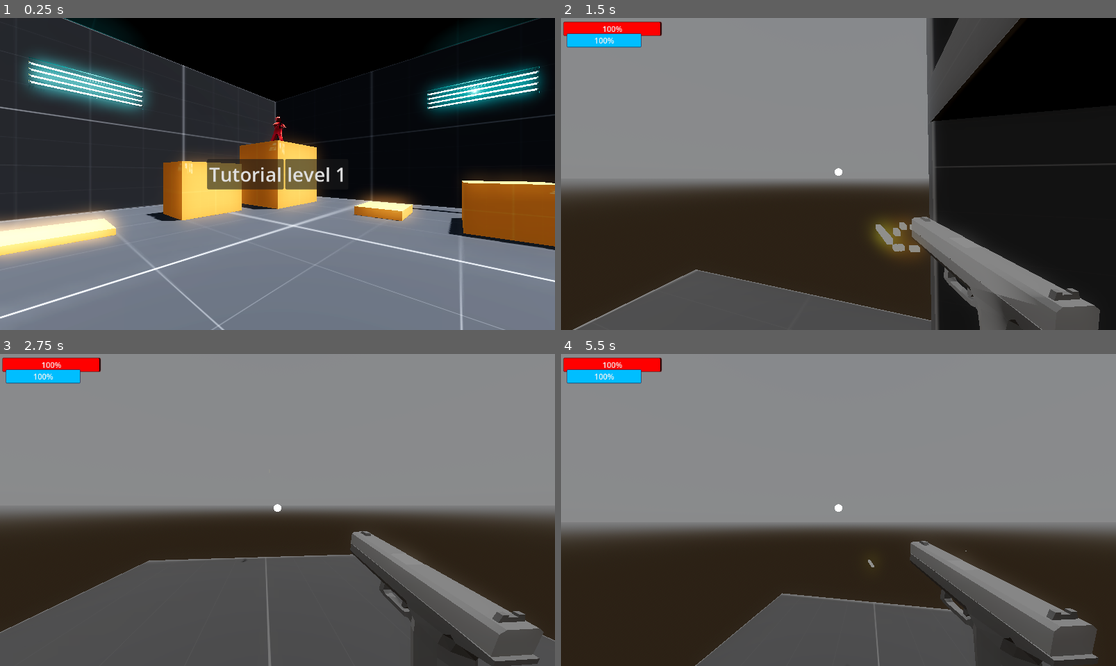
Above: before the commit, frames 1-4 (two rows, left to right).
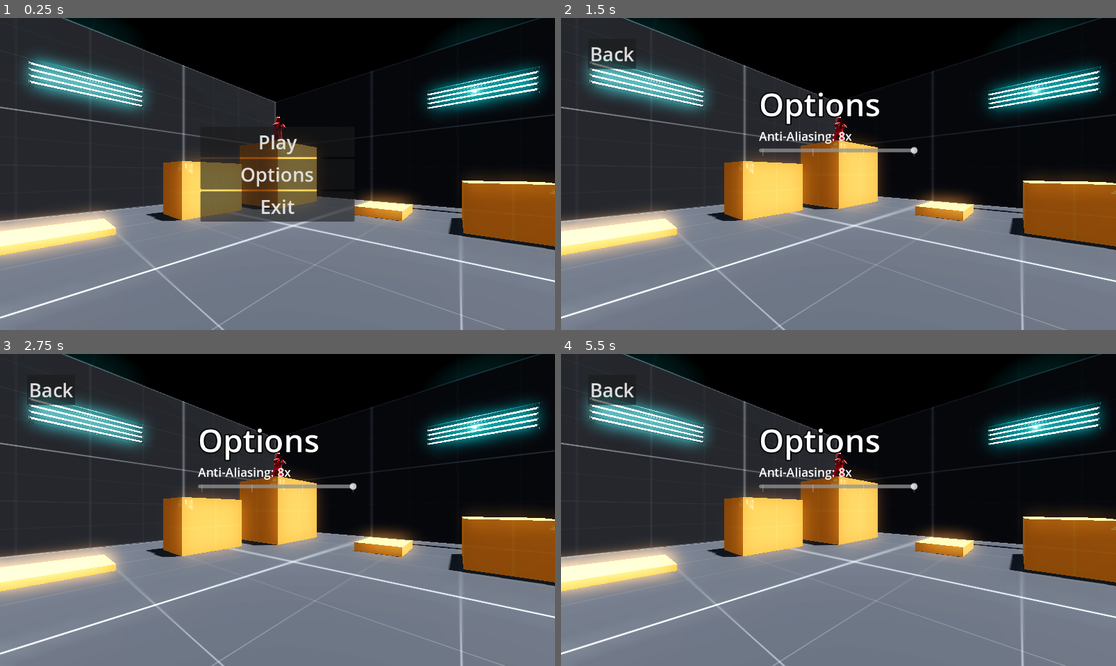
Above: after the commit, the same moments.

Repository: OliverSkogsrud/shooter-main
Game: Godot game, scene res://Scenes/main_menu.tscn
Same seed, same stepped clock (60 frames per second), same inputs: the game is played once before the commit and once after it. A sky picture missing from this copy of the repository is replaced by a grey-blue gradient.
Inputs (mouse positions are in pixels of both pictures, inside the frame that each line leads up to):
- Up to frame 1 (0.25 s): no input
- Up to frame 2 (1.5 s): click (805, 174) at 0.5 s, where only the run before the commit has a clickable "Tutorial"; tap Enter (ui_accept) at 1.25 s; move the mouse to (866, 174) at 1.27 s; tap E (E) at 1.35 s; click (866, 174) at 1.42 s
- Up to frame 3 (2.75 s): tap Enter (ui_accept) at 1.52, 2.27 s; tap A (a) at 1.55, 2.1 s; move the mouse to (249, 510) at 2.02 s; click (249, 510) at 2.17 s; tap D (d) at 2.3 s
- Up to frame 4 (5.5 s): move the mouse to (849, 503) at 2.77 s; tap D (d) at 2.85 s; click (849, 503) at 2.92 s; tap S (s) at 3.05, 3.6 s; move the mouse to (832, 516) at 3.52 s; click (832, 516) at 3.67 s; tap Enter (ui_accept) at 3.77, 4.52, 5.27 s; tap W (w) at 3.8, 4.35 s; move the mouse to (877, 513) at 4.27 s; click (877, 513) at 4.42 s; tap E (E) at 4.55, 5.1 s; move the mouse to (794, 506) at 5.02 s; click (794, 506) at 5.17 s; tap A (a) at 5.3 s

The runs differ from the first frame. In frame 1, 4.0% of the frame differs, in the area x 36-64%, y 34-66%; in frame 2, 83%; in frame 3, 96%; in frame 4, 97%, in the area x 0-100%, y 0-100%.

Commit message:
smalll update

Diff:
--- /dev/null
+++ b/Scenes/blackcube.tscn
@@ -0,0 +1,19 @@
+[gd_scene load_steps=5 format=3 uid="uid://drvun3yxty2mi"]
+
+[ext_resource type="Texture2D" uid="uid://cun8ecab7w2e1" path="res://textures/kenney_prototypeTextures/PNG/Dark/texture_01.png" id="1_8yg5l"]
+
+[sub_resource type="StandardMaterial3D" id="StandardMaterial3D_vnf21"]
+albedo_texture = ExtResource("1_8yg5l")
+
+[sub_resource type="BoxMesh" id="BoxMesh_8sxcg"]
+material = SubResource("StandardMaterial3D_vnf21")
+
+[sub_resource type="BoxShape3D" id="BoxShape3D_lrhtn"]
+
+[node name="blackCube" type="StaticBody3D"]
+
+[node name="MeshInstance3D" type="MeshInstance3D" parent="."]
+mesh = SubResource("BoxMesh_8sxcg")
+
+[node name="CollisionShape3D" type="CollisionShape3D" parent="."]
+shape = SubResource("BoxShape3D_lrhtn")
--- /dev/null
+++ b/Scenes/level_2.tscn
@@ -0,0 +1,3 @@
+[gd_scene format=3 uid="uid://c7s60tx4k8nxy"]
+
+[node name="Level2" type="Node3D"]
--- a/Scenes/main_menu.tscn
+++ b/Scenes/main_menu.tscn
@@ -107,7 +107,6 @@
 transform = Transform3D(0.747705, 0, 0.664031, 0, 1, 0, -0.664031, 0, 0.747705, 4.97277, 2.02883, 10.7731)
 
 [node name="mainUi" type="CanvasLayer" parent="."]
-visible = false
 
 [node name="Control" type="Control" parent="mainUi"]
 layout_mode = 3
@@ -198,6 +197,7 @@
 text = "Back"
 
 [node name="Levels" type="CanvasLayer" parent="."]
+visible = false
 script = ExtResource("6_mxih2")
 
 [node name="Control" type="Control" parent="Levels"]
--- a/Scenes/world.tscn
+++ b/Scenes/world.tscn
@@ -10,6 +10,7 @@
 [ext_resource type="PackedScene" uid="uid://dffeqgxo26bav" path="res://Scenes/med_kit.tscn" id="7_4hbgn"]
 [ext_resource type="Texture2D" uid="uid://yxs4r52318f1" path="res://textures/kenney_prototypeTextures/PNG/Dark/texture_13.png" id="8_mr78y"]
 [ext_resource type="PackedScene" uid="uid://dnx8uc3we0md7" path="res://Scenes/portal.tscn" id="10_htbsn"]
+[ext_resource type="PackedScene" uid="uid://drvun3yxty2mi" path="res://Scenes/blackcube.tscn" id="11_5puho"]
 
 [sub_resource type="ProceduralSkyMaterial" id="ProceduralSkyMaterial_ky8we"]
 sky_horizon_color = Color(0.64625, 0.65575, 0.67075, 1)
@@ -395,6 +396,12 @@
 [node name="Light20" parent="Lights" instance=ExtResource("6_ng285")]
 transform = Transform3D(9.63551e-16, -0.504297, -2.20435e-08, -2.20435e-08, -2.20435e-08, 0.504297, -0.504297, 1.06789e-22, -2.20435e-08, -6.32618, 2.011, -28.4153)
 
+[node name="Light36" parent="Lights" instance=ExtResource("6_ng285")]
+transform = Transform3D(9.63551e-16, -0.504297, -2.20435e-08, -2.20435e-08, -2.20435e-08, 0.504297, -0.504297, 1.06789e-22, -2.20435e-08, -6.32618, 2.011, -35.4153)
+
+[node name="Light37" parent="Lights" instance=ExtResource("6_ng285")]
+transform = Transform3D(4.4087e-08, 0.504297, 2.20435e-08, -2.20435e-08, -2.20435e-08, 0.504297, 0.504297, -4.4087e-08, 2.20435e-08, -1.32618, 2.011, -37.4153)
+
 [node name="Light2" parent="Lights" instance=ExtResource("6_ng285")]
 transform = Transform3D(9.63553e-16, 0.504297, -2.20435e-08, 2.20435e-08, -2.20435e-08, -0.504297, -0.504297, 0, -2.20435e-08, -9.93959, 1.32735, 20.2895)
 
@@ -550,3 +557,15 @@
 
 [node name="Portal" parent="." instance=ExtResource("10_htbsn")]
 transform = Transform3D(1, 0, 0, 0, 1, 0, 0, 0, 1, -7.52078, 2.99155, 92.4398)
+
+[node name="blackCube" parent="." instance=ExtResource("11_5puho")]
+transform = Transform3D(0.5, 0, 0, 0, 4.84978, 0, 0, 0, 6.88115, -1.0346, 1.8206, -37.0089)
+
+[node name="blackCube2" parent="." instance=ExtResource("11_5puho")]
+transform = Transform3D(0.5, 0, 0, 0, 4.84978, 0, 0, 0, 6.88115, -6.70704, 1.8206, -37.0089)
+
+[node name="blackCube3" parent="." instance=ExtResource("11_5puho")]
+transform = Transform3D(-2.18557e-08, 0, -6.88115, 0, 4.84978, 0, 0.5, 0, -3.00785e-07, -3.47917, 1.8206, -40.0089)
+
+[node name="blackCube4" parent="." instance=ExtResource("11_5puho")]
+transform = Transform3D(-2.18557e-08, 0, -6.88115, -0.5, -4.4518e-07, 3.00785e-07, -2.18557e-08, 10.1845, -1.1299e-14, -3.47917, 3.8206, -37.0089)
--- /dev/null
+++ b/Scenes/yellow_cube.tscn
@@ -0,0 +1,19 @@
+[gd_scene load_steps=5 format=3 uid="uid://x5r8bwckjr14"]
+
+[ext_resource type="Texture2D" uid="uid://blnwmre3gxj5r" path="res://textures/kenney_prototypeTextures/PNG/Orange/texture_01.png" id="1_rvabi"]
+
+[sub_resource type="StandardMaterial3D" id="StandardMaterial3D_f0lvu"]
+albedo_texture = ExtResource("1_rvabi")
+
+[sub_resource type="BoxMesh" id="BoxMesh_lv5kr"]
+material = SubResource("StandardMaterial3D_f0lvu")
+
+[sub_resource type="BoxShape3D" id="BoxShape3D_54ord"]
+
+[node name="YellowCube" type="StaticBody3D"]
+
+[node name="MeshInstance3D" type="MeshInstance3D" parent="."]
+mesh = SubResource("BoxMesh_lv5kr")
+
+[node name="CollisionShape3D" type="CollisionShape3D" parent="."]
+shape = SubResource("BoxShape3D_54ord")
Not shown: 1 places in Scenes/world.tscn that only renumber resources
